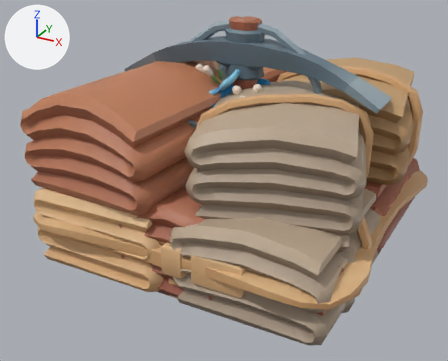
Two versions of the glTF model riftborn/models/kk2/caches.glb, one commit apart.
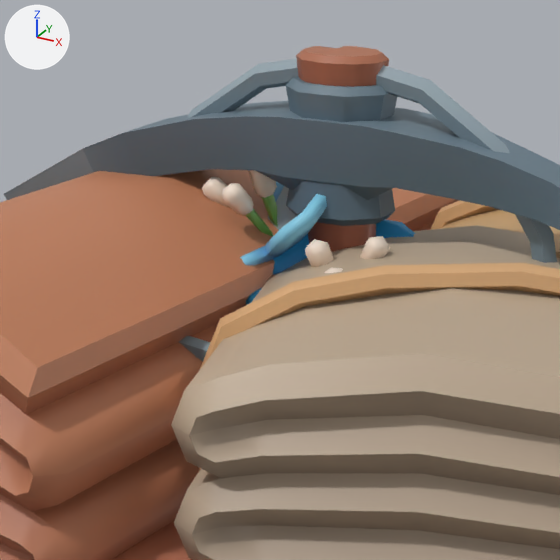
Old and new are each drawn whole from a camera (50 mm lens) standing at (1.39, -2.75, 1.65) and looking at (-0.07, -0.09, 0.32) and again close up on the part from 27% to 72% of the width and 0% to 55% of the height. The lights are fixed; the arrows at upper left show +X, +Y and +Z. The first two pictures are the older version.

Script lines for the objects in view, before the commit:
```python
me_flax_flower_a = bpy.data.meshes.new('flax_flower_A')
me_flax_flower_a.from_pydata(...)  # 478 vertices, 873 faces; spans x -0.311..0.189, y -0.198..0.137, z -0.025..0.961
me_flax_flower_a.materials.append(mat_kaykit_texture_a)  # picture img_kaykit_texture_a
me_flax_flower_b = bpy.data.meshes.new('flax_flower_B')
me_flax_flower_b.from_pydata(...)  # 473 vertices, 863 faces; spans x -0.124..0.244, y -0.248..0.136, z -0.025..0.871
me_flax_flower_b.materials.append(mat_kaykit_texture_a_001)  # picture img_kaykit_texture_a
me_textiles_c = bpy.data.meshes.new('Textiles_C')
me_textiles_c.from_pydata(...)  # 422 vertices, 840 faces; spans x -0.31..0.31, y -0.78..0.77, z -0.02..0.5
me_textiles_c.materials.append(mat_resource_001)  # picture img_resource_bits_texture
ob_flax_flower_a = bpy.data.objects.new('flax_flower_A', me_flax_flower_a)
ob_flax_flower_a.location = (0.0, 0.0, 0.0)
ob_flax_flower_b = bpy.data.objects.new('flax_flower_B', me_flax_flower_b)
ob_flax_flower_b.location = (0.0, 0.0, 0.0)
ob_textiles_c = bpy.data.objects.new('Textiles_C', me_textiles_c)
ob_textiles_c.location = (0.0, 0.0, 0.0)
# also in view: 'Textiles_Stack_Large' at (0.01, 0.02, 0.44); 'Textiles_Stack_Small' at (-0.03, 0.06, 0.42); 'bucket_metal' at (0.0, 0.0, 0.58); 'pickaxe' at (0.0, 0.0, 0.47)
```
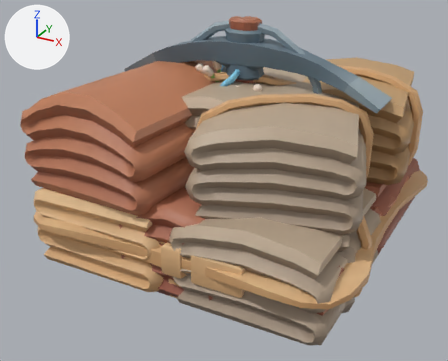
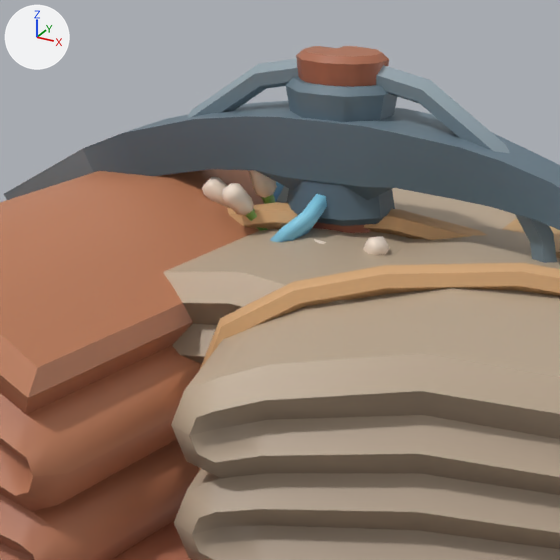
The change, as a diff of the scene's bpy script:
```diff
--- a/riftborn/models/kk2/caches.glb.py
+++ b/riftborn/models/kk2/caches.glb.py
@@ me_textiles_b @@
+me_textiles_b.from_pydata(...)  # 418 vertices, 828 faces; spans x -0.41..0.41, y -0.4..0.4, z -0.042..0.89
+me_textiles_b.materials.append(mat_resource_001)  # picture img_resource_bits_texture
@@ ob_textiles_b @@
+ob_textiles_b = bpy.data.objects.new('Textiles_B', me_textiles_b)
+ob_textiles_b.location = (0.0, 0.0, 0.0)
```

Pixel boxes [x1, y1, x2, y2] of what changed, in the close-ups (560 x 560 px):
'Textiles_B', added (beige): after [163, 188, 517, 365]
'flax_flower_B', unchanged, covered by the edit: before [246, 219, 415, 305]; after [314, 236, 389, 255]
